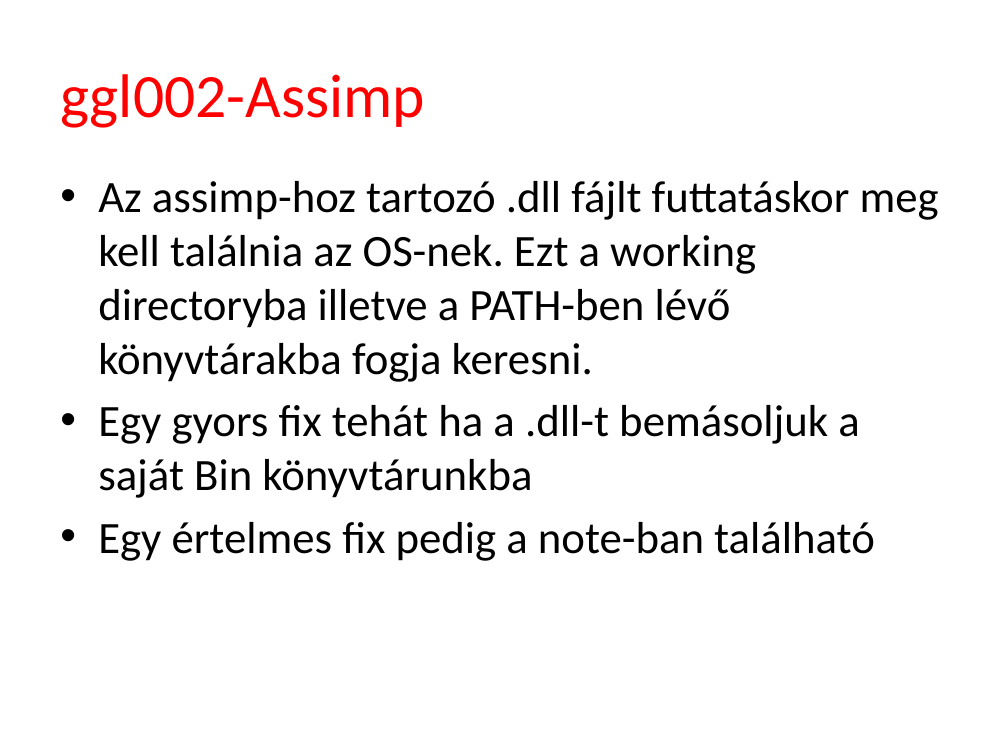
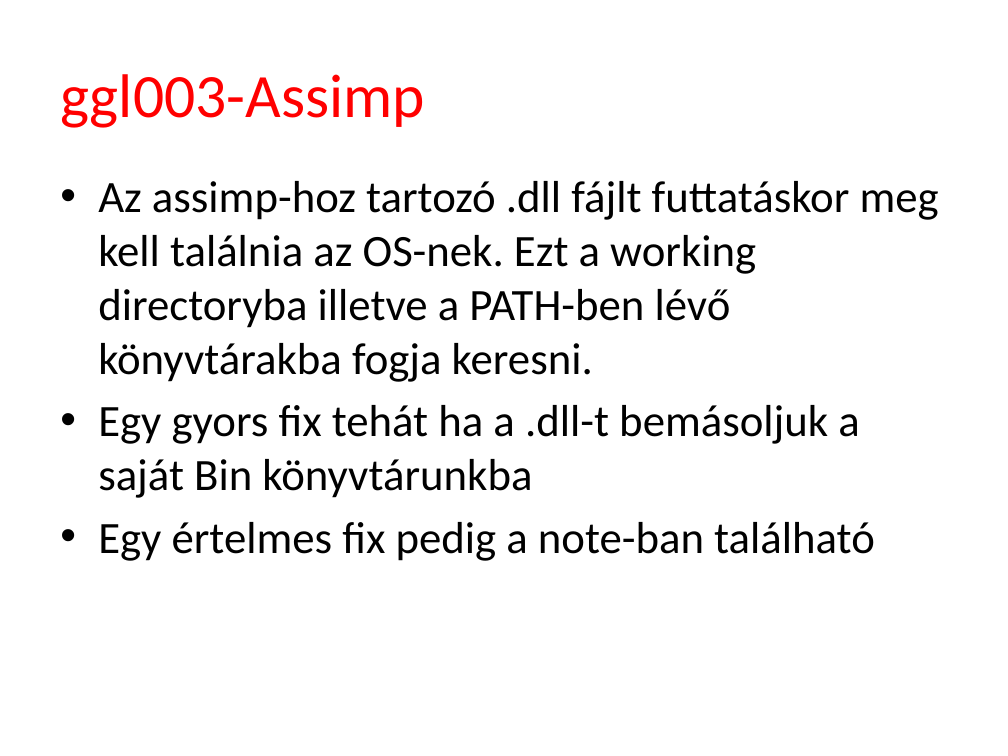
Before and after one commit to tyekx/dx12, a slide deck: slide 5 of Slides/ggl003-Assimp.pptx. Drawn at 1008x756 pixels with LibreOffice and Linux fonts; fonts in the diff are those of the drawing; background and template pictures are left out. Boxes give left, top, right and bottom in pixels: in the first picture for what was removed or moved away, otherwise in the second. Text is boxed around its words. In the diff, an @@ line names an element or a change of style, - is before the commit and + after.

```diff
--- a/Slides/ggl003-Assimp.pptx
+++ b/Slides/ggl003-Assimp.pptx
@@ title at [60, 74, 424, 128]: text changed @@
-ggl002-Assimp
+ggl003-Assimp
```
Also in this commit, not shown: 2 other slides changed, 7 other files.
